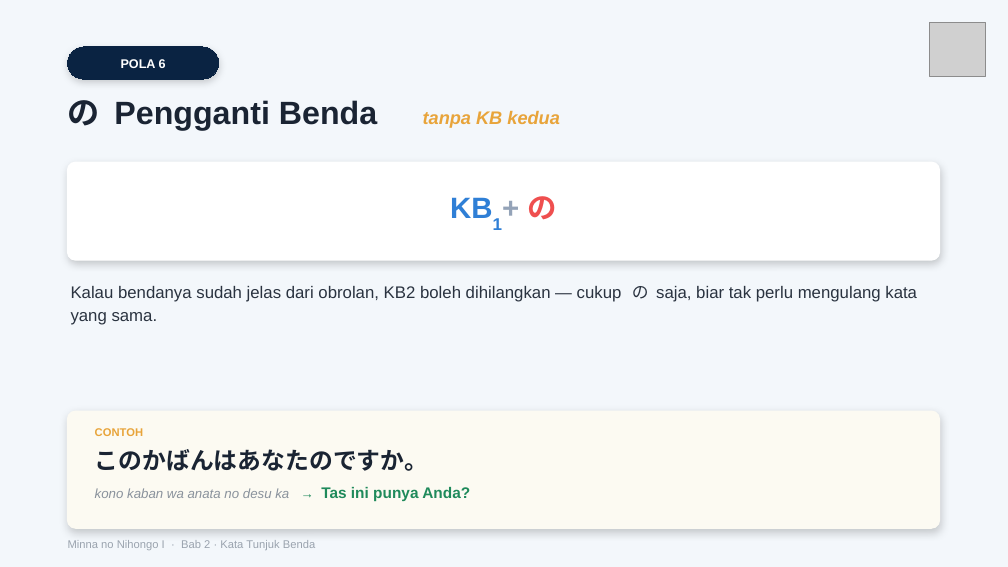
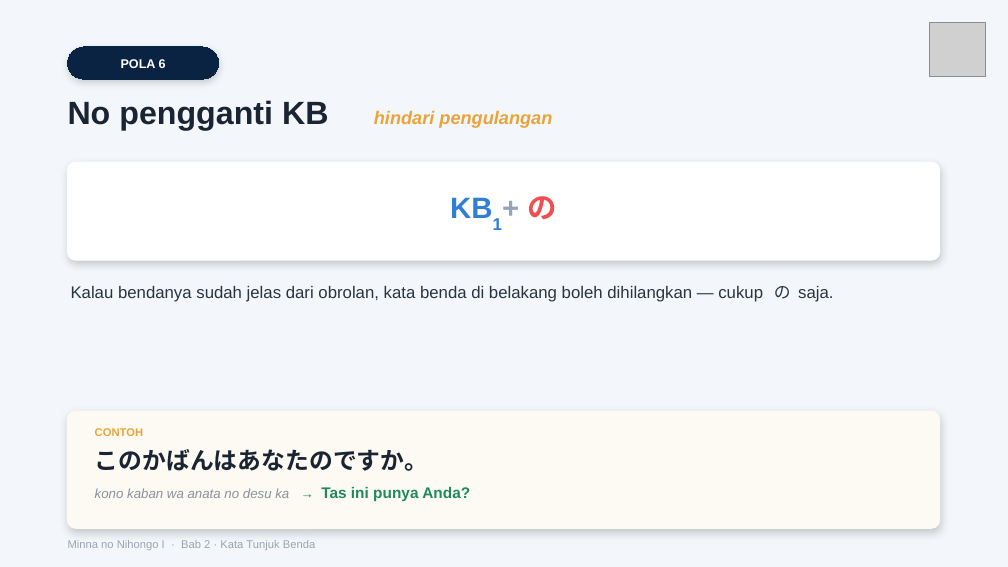
Before and after one commit to jbridgecenter-source/materi, a slide deck: slide 7 of Modul Minna 1/Bab 2/27. Minna 1 Tata Bahasa Bab 2 - Slide.pptx. Drawn at 1008x567 pixels with LibreOffice and Linux fonts; fonts in the diff are those of the drawing; grey boxes stand for pictures. Boxes give left, top, right and bottom in pixels: in the first picture for what was removed or moved away, otherwise in the second. Text is boxed around its words. In the diff, an @@ line names an element or a change of style, - is before the commit and + after.

```diff
--- a/Modul Minna 1/Bab 2/27. Minna 1 Tata Bahasa Bab 2 - Slide.pptx
+++ b/Modul Minna 1/Bab 2/27. Minna 1 Tata Bahasa Bab 2 - Slide.pptx
@@ text at [68,100,552,131]: text changed; size 23 to 13 pt; text colour #1A2433 to #E8A43A; italic on @@
-の Pengganti Benda tanpa KB kedua
+No pengganti KB hindari pengulangan
@@ text at [71,286,833,302]: text changed @@
-Kalau bendanya sudah jelas dari obrolan, KB2 boleh dihilangkan — cukup の saja, biar tak perlu mengulang kata yang sama.
+Kalau bendanya sudah jelas dari obrolan, kata benda di belakang boleh dihilangkan — cukup の saja.
```
Also in this commit, not shown: 10 other slides changed.
